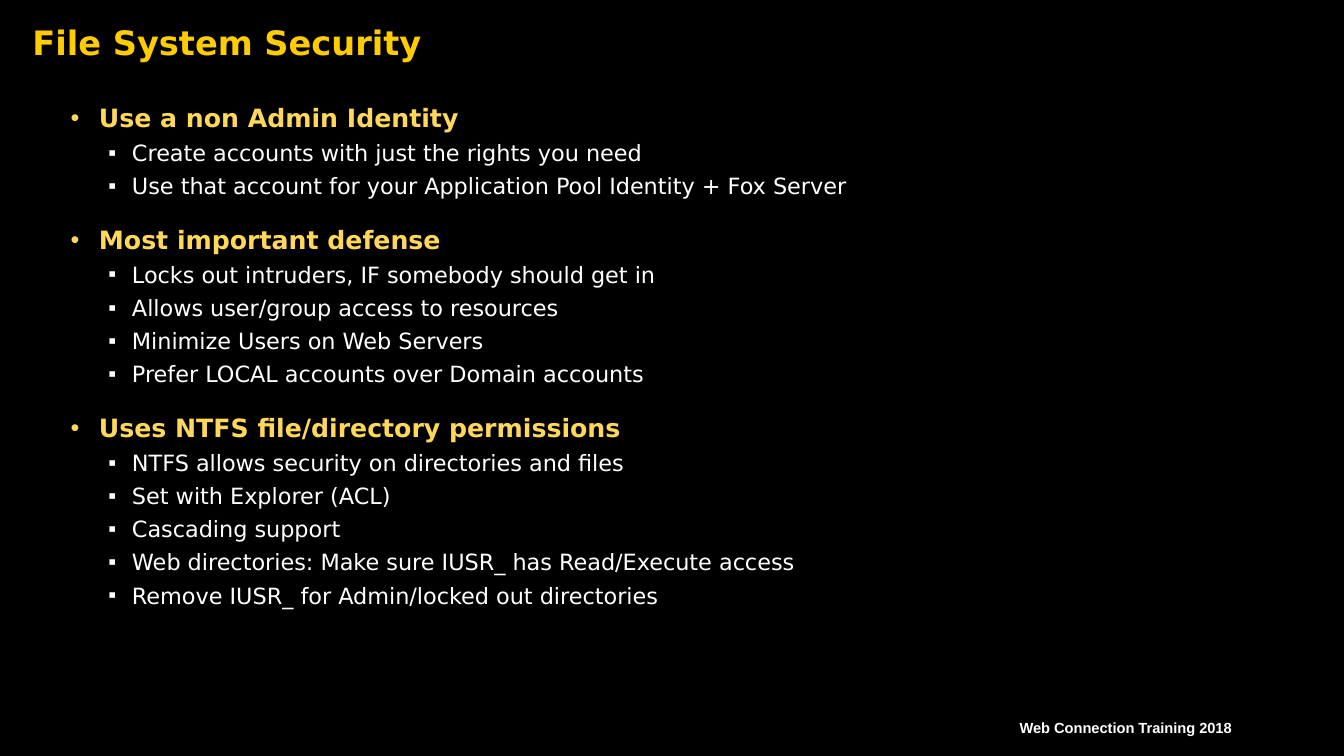
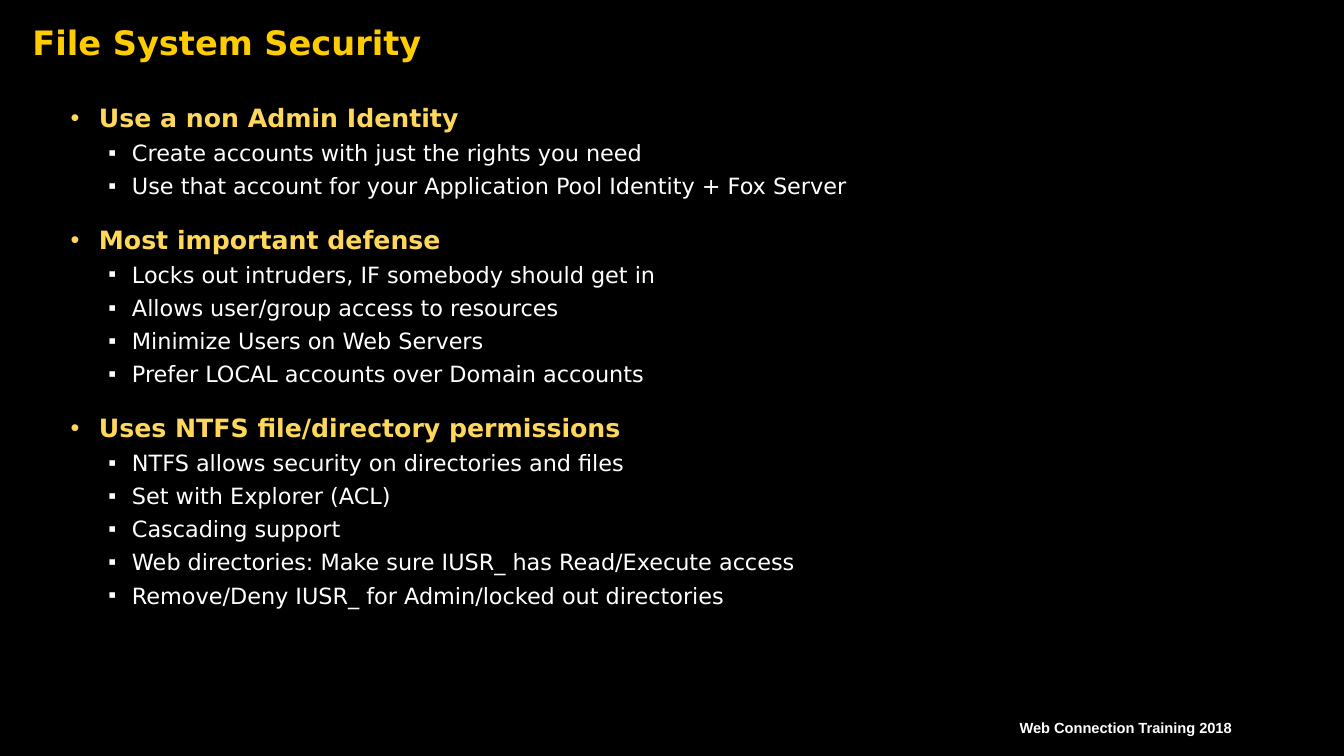
Before and after one commit to RickStrahl/SWFOX18_WebConnectionSecurity, a slide deck: slide 16 of Content/Strahl_WebConnectionSecurity.pptx. Drawn at 1344x756 pixels with LibreOffice and Linux fonts; fonts in the diff are those of the drawing; background and template pictures are left out. Boxes give left, top, right and bottom in pixels: in the first picture for what was removed or moved away, otherwise in the second. Text is boxed around its words. In the diff, an @@ line names an element or a change of style, - is before the commit and + after.

```diff
--- a/Content/Strahl_WebConnectionSecurity.pptx
+++ b/Content/Strahl_WebConnectionSecurity.pptx
@@ text at <box>132,587,724,609</box>: text changed @@
-  ▪ Remove IUSR_ for Admin/locked out directories
+  ▪ Remove/Deny IUSR_ for Admin/locked out directories
```
Also in this commit, not shown: 6 other slides changed, 3 other files.
